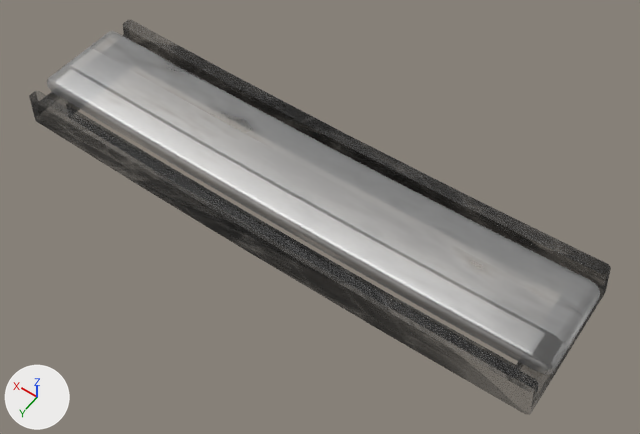
Before and after pictures for a commit that changed the FBX model 3DGameProject/ContentResources/Mesh/UIMesh/NeroUIMesh/NeroHPMesh/Gauge/HPGauge/HpGauge.fbx.
The view is the same before and after, from a camera (50 mm lens) standing at (-0.427, 0.552, 0.865) and looking at (-0.038, 0.007, 0.009). Arrows for +X, +Y and +Z are at lower left; the lights stay in place. Where no turn or scale is listed for an object, it has been applied to the vertices.

The first picture shows 'LOD_1_Group_0_Sub_1__HPgaugeBase', 'LOD_1_Group_0_Sub_3__HPgauge'.
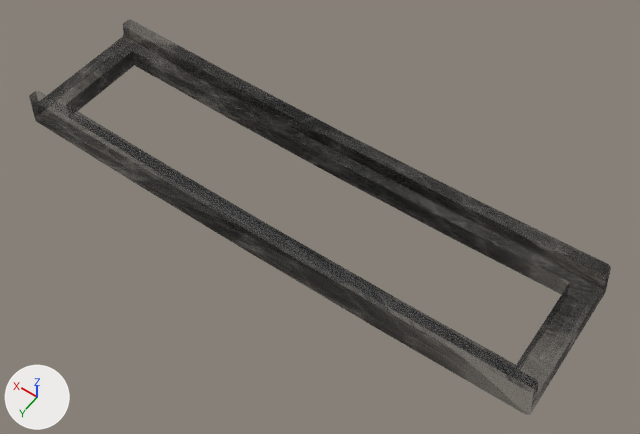
Where the change shows, as pixel boxes [x1, y1, x2, y2] in the pictures (640 x 434 px):
```json
{"object": "LOD_1_Group_0_Sub_3__HPgauge", "change": "deleted", "before": [47, 32, 600, 371]}
```

Edits to the scene script, one JSON object a line:
```json
{"op": "remove", "block": "ob_lod_1_group_0_sub_3__hpgauge", "code": ["ob_lod_1_group_0_sub_3__hpgauge = bpy.data.objects.new('LOD_1_Group_0_Sub_3__HPgauge', me_lod_1_group_0_sub_3__hpgauge_mesh0002)", "ob_lod_1_group_0_sub_3__hpgauge.location = (0.0, 0.0, 0.0)"]}
```
